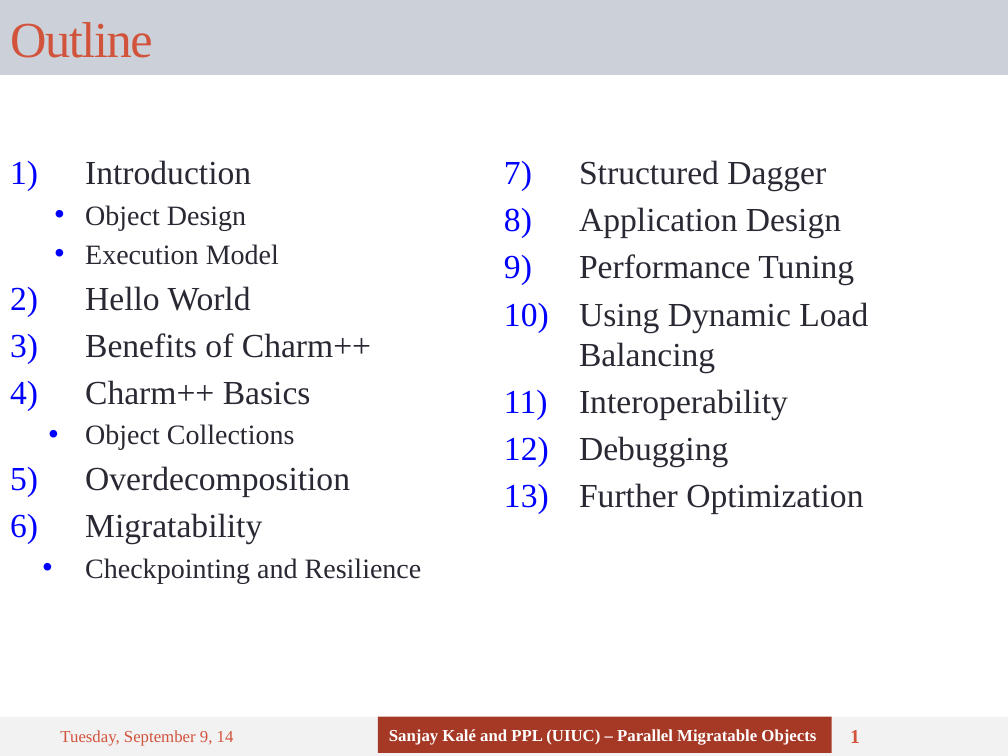
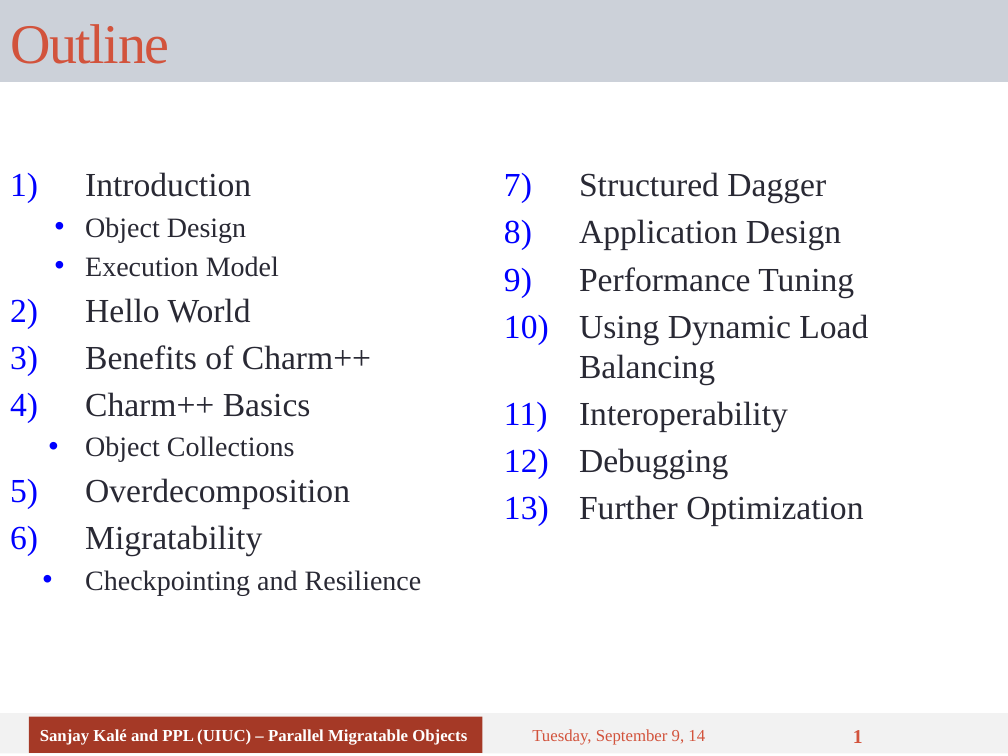
Before and after one commit to UIUC-PPL/charm_tutorial, a slide deck: slide 1 of tutorial-02-hello_world.pptx. Drawn at 1008x756 pixels with LibreOffice and Linux fonts; fonts in the diff are those of the drawing. Boxes give left, top, right and bottom in pixels: in the first picture for what was removed or moved away, otherwise in the second. Text is boxed around its words. In the diff, an @@ line names an element or a change of style, - is before the commit and + after.

```diff
--- a/tutorial-02-hello_world.pptx
+++ b/tutorial-02-hello_world.pptx
@@ title "Outline": place and size @@
-title "Outline" at box(0, 0, 1008, 75)
+title "Outline" at box(0, 0, 1008, 82)
@@ title "Outline" at box(0, 0, 1008, 82): size 36 to 40 pt @@
@@ text "Introduction" at box(85, 172, 868, 556): vertical alignment top to middle @@
@@ rectangle: place and size @@
-rectangle at box(0, 718, 1008, 756)
+rectangle at box(0, 714, 1008, 754)
@@ rectangle "Sanjay Kalé and PPL (UIUC) ...": place and size @@
-rectangle "Sanjay Kalé and PPL (UIUC) ..." at box(378, 717, 832, 753)
+rectangle "Sanjay Kalé and PPL (UIUC) ..." at box(29, 717, 483, 753)
@@ text "Tuesday, September 9, 14": place and size @@
-text "Tuesday, September 9, 14" at box(60, 730, 234, 746)
+text "Tuesday, September 9, 14" at box(532, 729, 705, 745)
```
Also in this commit, not shown: 5 other slides changed.
